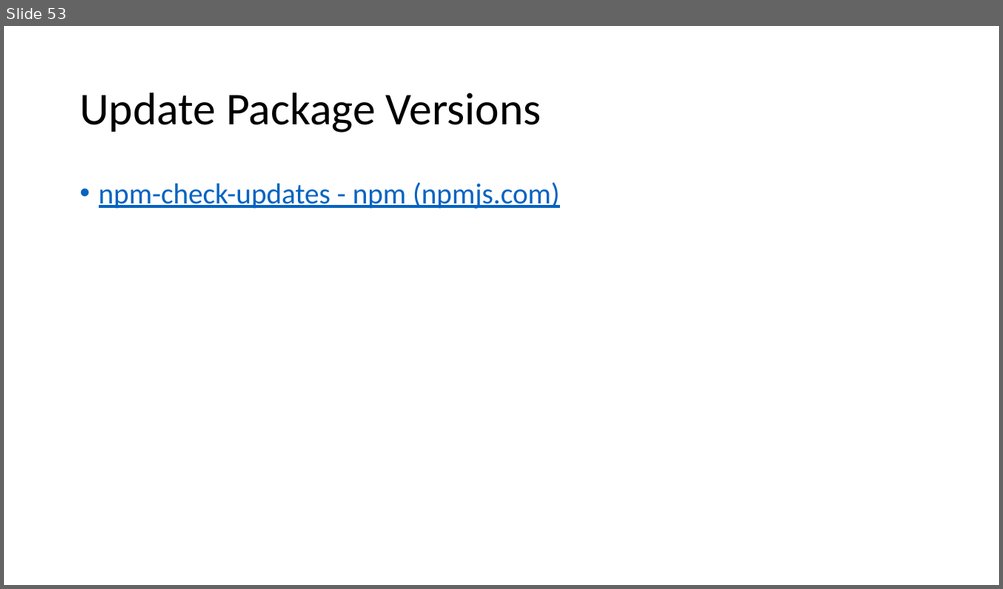
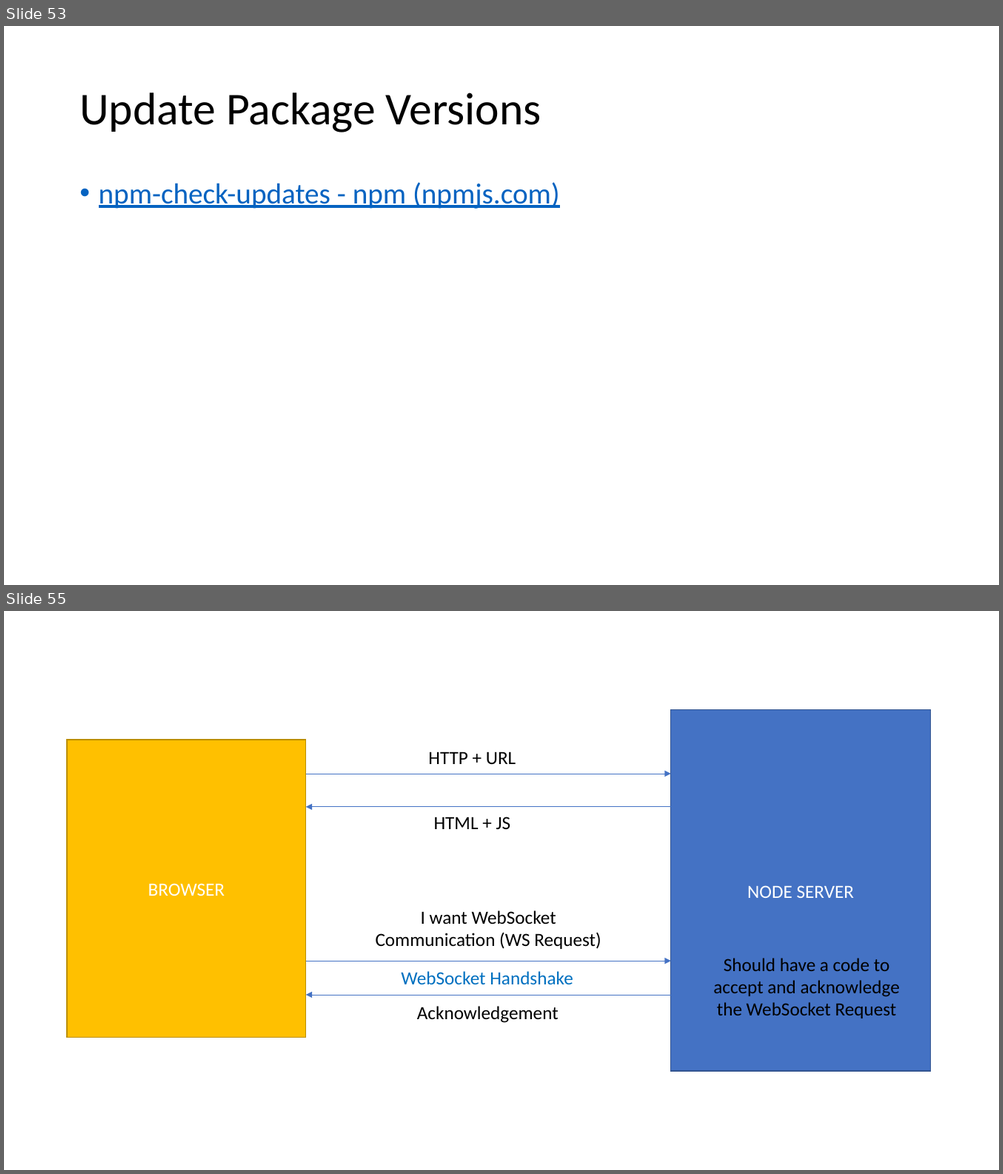
Before and after one commit to explore-with-manish/im-jan24, a slide deck: Node/Notes/Node.pptx. Shown one above the other, each under a label of ours: slide 53 before the commit, slides 53 and 55 after it; the slides between them are not shown. The pictures are 1003x589 and 1003x1174 pixels, drawn with LibreOffice and Linux fonts; fonts in the diff are those of the drawing. Boxes give left, top, right and bottom in pixels: in the first picture for what was removed or moved away, otherwise in the second. Text is boxed around its words. In the diff, an @@ line names an element or a change of style, - is before the commit and + after.

```diff
--- a/Node/Notes/Node.pptx
+++ b/Node/Notes/Node.pptx
@@ slide 55 added at [4, 611, 999, 1170], background #FFFFFF @@
@@ rectangle added at [671, 710, 930, 1072], fill #4472C4, outline #325491 1 pt, 18 pt, text #FFFFFF @@
+NODE SERVER
@@ rectangle added at [68, 740, 306, 1038], fill #FFC000, outline #BD8E00 1 pt, 18 pt, text #FFFFFF @@
+BROWSER
@@ text added at [428, 752, 515, 764], 18 pt, text #000000 @@
+HTTP + URL
@@ arrow added from (306, 774) to (671, 774), #4472C4 0.5 pt @@
@@ arrow added from (671, 807) to (306, 807), #4472C4 0.5 pt @@
@@ text added at [434, 817, 511, 829], 18 pt, text #000000 @@
+HTML + JS
@@ text added at [375, 911, 600, 949], 18 pt, text #000000 @@
+I want WebSocket Communication (WS Request)
@@ arrow added from (306, 961) to (671, 961), #4472C4 0.5 pt @@
@@ text added at [713, 958, 899, 1019], 18 pt, text #000000 @@
+Should have a code to accept and acknowledge the WebSocket Request
@@ text added at [401, 971, 573, 985], 18 pt, text #0070C0 @@
+WebSocket Handshake
@@ arrow added from (671, 995) to (306, 995), #4472C4 0.5 pt @@
@@ text added at [417, 1006, 558, 1023], 18 pt, text #000000 @@
+Acknowledgement
```
Also in this commit, not shown: 20 other slides added, 45 other files.
